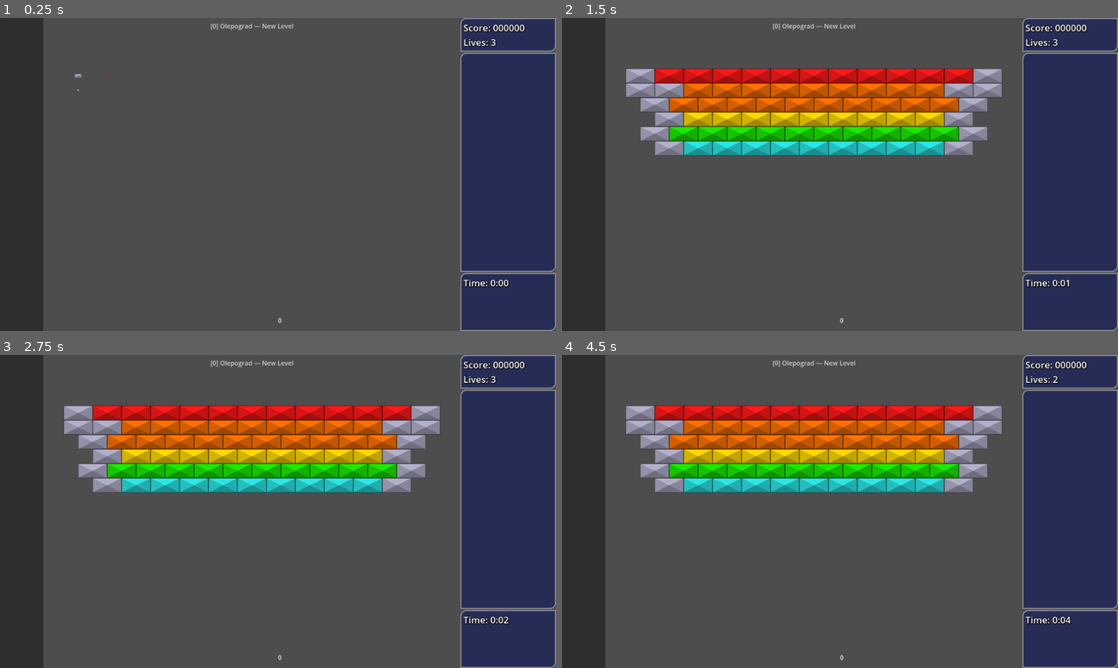
Above: before the commit, frames 1-4 (two rows, left to right).
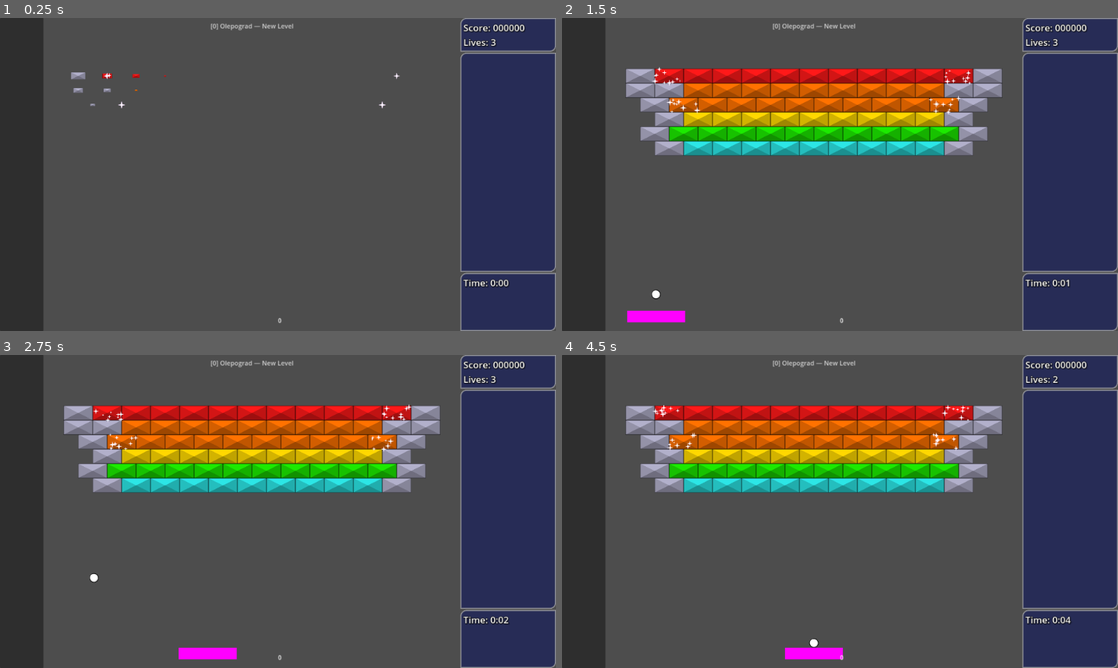
Above: after the commit, the same moments.

Repository: O-39889/brickout
Game: Godot game, scene res://scenes/levels_new/main_level_template.tscn
Two runs of this game, one before a commit and one after it. Both use one fixed random seed, a clock stepped at 60 frames per second and the inputs below. The engine's default icon, where the game draws it, is replaced by a stand-in: a white triangle on a blue panel in a dark square.
Inputs (mouse positions are in pixels of both pictures, inside the frame that each line leads up to):
- Up to frame 1 (0.25 s): no input
- Up to frame 2 (1.5 s): move the mouse to (867, 174) at 0.52 s; click (867, 174) at 0.67 s; move the mouse to (812, 174) at 1.27 s; click (812, 174) at 1.42 s
- Up to frame 3 (2.75 s): move the mouse to (289, 505) at 2.02 s; click (289, 505) at 2.17 s
- Up to frame 4 (4.5 s): move the mouse to (834, 517) at 2.77 s; click (834, 517) at 2.92 s; move the mouse to (878, 514) at 3.52 s; click (878, 514) at 3.67 s; move the mouse to (795, 508) at 4.27 s; click (795, 508) at 4.42 s

The runs differ from the first frame. In frame 1, 0.2% of the frame differs, in the area x 12-72%, y 17-29%; in frame 2, 0.6%, in the area x 11-74%, y 15-98%; in frame 3, 0.6%; in frame 4, 0.6%.

Commit message:
Redo the fade mechanic to be global
Kind of a downgrade (fur now) since, for example, will also need to handle things like particles etc but later

Diff:
--- a/scenes/Ball.tscn
+++ b/scenes/Ball.tscn
@@ -1,6 +1,7 @@
-[gd_scene load_steps=4 format=3 uid="uid://snfgq3rpho6f"]
+[gd_scene load_steps=5 format=3 uid="uid://snfgq3rpho6f"]
 
 [ext_resource type="Script" path="res://scripts/Ball.gd" id="1_6mlqy"]
+[ext_resource type="Texture2D" uid="uid://dndnivolxwiqx" path="res://assets/ball-placeholder.png" id="2_fd2r1"]
 
 [sub_resource type="CircleShape2D" id="CircleShape2D_vbfvk"]
 radius = 20.0
@@ -22,6 +23,7 @@
 
 [node name="Sprite" type="Sprite2D" parent="." groups=["fadeable"]]
 position = Vector2(0, -1)
+texture = ExtResource("2_fd2r1")
 
 [node name="VisibleOnScreenNotifier2D" type="VisibleOnScreenNotifier2D" parent="."]
 rect = Rect2(-20, -20, 40, 40)
--- a/scenes/Paddle.tscn
+++ b/scenes/Paddle.tscn
@@ -1,7 +1,10 @@
-[gd_scene load_steps=4 format=3 uid="uid://vmrccf7ghuu3"]
+[gd_scene load_steps=5 format=3 uid="uid://vmrccf7ghuu3"]
 
 [ext_resource type="Script" path="res://scripts/Paddle.gd" id="1_bkcyp"]
 [ext_resource type="Shape2D" uid="uid://uqmgpf1suy2l" path="res://resources/paddle_collision_shape.tres" id="2_ap7b8"]
+
+[sub_resource type="PlaceholderTexture2D" id="PlaceholderTexture2D_j1pfi"]
+size = Vector2(20, 20)
 
 [sub_resource type="LabelSettings" id="LabelSettings_tdqog"]
 font_size = 20
@@ -15,6 +18,8 @@
 one_way_collision = true
 
 [node name="Sprite2D" type="Sprite2D" parent="." groups=["fadeable"]]
+unique_name_in_owner = true
+texture = SubResource("PlaceholderTexture2D_j1pfi")
 
 [node name="Area2D" type="StaticBody2D" parent="."]
 collision_layer = 64
--- a/scenes/levels_new/main_level_gameplay.tscn
+++ b/scenes/levels_new/main_level_gameplay.tscn
@@ -198,6 +198,7 @@
 
 [node name="Brick51" parent="BrickComponent" instance=ExtResource("5_arx0l")]
 position = Vector2(1170, 300)
+is_shimmering = true
 color = 4
 
 [node name="Brick52" parent="BrickComponent" instance=ExtResource("5_arx0l")]
@@ -222,6 +223,7 @@
 
 [node name="Brick44" parent="BrickComponent" instance=ExtResource("5_arx0l")]
 position = Vector2(270, 300)
+is_shimmering = true
 color = 4
 
 [node name="Brick63" parent="BrickComponent" instance=ExtResource("5_arx0l")]
@@ -246,6 +248,7 @@
 
 [node name="Brick68" parent="BrickComponent" instance=ExtResource("5_arx0l")]
 position = Vector2(1220, 200)
+is_shimmering = true
 color = 5
 
 [node name="Brick69" parent="BrickComponent" instance=ExtResource("5_arx0l")]
@@ -266,6 +269,7 @@
 
 [node name="Brick73" parent="BrickComponent" instance=ExtResource("5_arx0l")]
 position = Vector2(220, 200)
+is_shimmering = true
 color = 5
 
 [node name="UnbreakableBrick" parent="BrickComponent" instance=ExtResource("6_p8wi7")]
--- a/scripts/Ball.gd
+++ b/scripts/Ball.gd
@@ -87,11 +87,11 @@
 		state = value;
 		match value:
 			BallState.Normal:
-				collision_shape.debug_color.h = (189.0 / 360.0);
+				modulate = Color.WHITE;
 			BallState.Fire:
-				collision_shape.debug_color.h = (20.0 / 360.0);
+				modulate = Color.ORANGE_RED;
 			BallState.Acid:
-				collision_shape.debug_color.h = (100.0 / 360.0);
+				modulate = Color.LIME;
 		EventBus.ball_state_changed.emit(old_state, state);
 
 
@@ -243,6 +243,7 @@
 
 
 func _physics_process(delta):
+	# TODO: MOVE TOWARD FUNCTION !!!!!!! MOVE_TOWARD!!!!
 	var velocity_dir : Vector2;
 	if velocity.is_zero_approx():
 		velocity_dir = last_direction;
--- a/scripts/BrickBase.gd
+++ b/scripts/BrickBase.gd
@@ -22,20 +22,21 @@
 
 
 func _ready():
-	if not Engine.is_editor_hint():
-		$Sprite2D.scale = Vector2(0, 0);
-		get_tree().create_timer((global_position.x - width / 2
-		+ global_position.y * (width / height) - height / 2) / 2220.2222)\
-		.timeout.connect(func():
-			var tween := create_tween();
-			tween.set_parallel(true);
-			for prop in to_tween:
-				var dur = prop['duration'] if prop.has('duration') else 0.2;
-				tween.tween_property(
-					prop['object'], prop['property'],
-					prop['final_val'], dur
-				);
-			);
+	pass
+	#if not Engine.is_editor_hint():
+		#$Sprite2D.scale = Vect	or2(0, 0);
+		#get_tree().create_timer((global_position.x - width / 2
+		#+ global_position.y * (width / height) - height / 2) / 2220.2222)\
+		#.timeout.connect(func():
+			#var tween := create_tween();
+			#tween.set_parallel(true);
+			#for prop in to_tween:
+				#var dur = prop['duration'] if prop.has('duration') else 0.2;
+				#tween.tween_property(
+					#prop['object'], prop['property'],
+					#prop['final_val'], dur
+				#);
+			#);
 
 
 
--- a/scripts/Paddle.gd
+++ b/scripts/Paddle.gd
@@ -65,6 +65,8 @@
 var last_tick_position : Vector2;
 var level_cleared : bool = false;
 var finish_speed : float;
+
+var accept_input : bool = false;
 
 
 @onready var collision_shape : CollisionShape2D = find_child("CollisionShape2D");
@@ -79,6 +81,9 @@
 # le sticky state to either le normal state or le frozen state
 @onready var ball_auto_timer : Timer = find_child('BallAutoReleaseTimer');
 
+@onready var sprite : Sprite2D = %Sprite2D;
+
+
 var state : PaddleState = PaddleState.Normal:
 	get:
 		return state;
@@ -115,6 +120,7 @@
 
 
 func _ready():
+	EventBus.fade_start_finished.connect(func(): accept_input = true);
 	ball_manual_timer.wait_time = BALL_RELEASE_COOLDOWN_MAX;
 	ball_auto_timer.wait_time = BALL_AUTO_RELEASE_INTERVAL;
 	assert(level != null, 'Level node not defined');
@@ -123,6 +129,11 @@
 	EventBus.level_cleared.connect(trigger_finish);
 	hitbox.size.x = width;
 	hitbox.size.y = PADDLE_HEIGHT;
+
+	# NOTICE: PLACEHOLDER ONLY
+	sprite.texture.size.x = width;
+	sprite.texture.size.y = PADDLE_HEIGHT;
+
 	# it will always spawn with a ball, just for convenience
 	var b : Ball = load("res://scenes/Ball.tscn").instantiate();
 	add_bawl(b, true);
@@ -146,6 +157,8 @@
 func set_width(idx: PaddleSize):
 	width = PADDLE_SIZES[idx];
 	hitbox.size.x = width;
+	# NOTICE: PLACEHOLDER ONLY
+	sprite.texture.size.x = width;
 
 
 func enlarge():
@@ -269,11 +282,6 @@
 	last_tick_position = position;
 	$DebugLbl.text = String.num(ammo_left, 9);
 	$DebugLbl.global_position.x = 810;
-	if level_cleared and false: # bc bs
-		var collision := move_and_collide(Vector2(my_velocity, 0).normalized() * finish_speed * delta);
-		if collision:
-			if collision.get_collider().is_in_group(&'walls'):
-				my_velocity *= -1;
 
 	position.x = clamp(position.x, width / 2, get_viewport_rect().size.x - width / 2);
 
@@ -309,7 +317,7 @@
 
 
 func _input(event: InputEvent):
-	if level_cleared:
+	if not accept_input:
 		return;
 	match state:
 		PaddleState.Normal, PaddleState.Sticky, PaddleState.Ghost:
--- a/scripts/RegularBrick.gd
+++ b/scripts/RegularBrick.gd
@@ -90,28 +90,29 @@
 
 func _ready():
 	if not Engine.is_editor_hint():
-		if is_shimmering:
-			particles.amount_ratio = 0.0;
-			particles.scale = Vector2(0, 0);
-			to_tween.append({
-				'object': particles,
-				'property': 'amount_ratio',
-				'final_val': 1.0,
-				'duration': 0.1,
-			});
-			to_tween.append({
-				'object': particles,
-				'property': 'scale',
-				'final_val': Vector2(1, 1),
-				'duration': 0.1,
-			});
-		if is_reinforced:
-			armor_sprite.scale = Vector2(0, 0);
-			to_tween.append({
-					'object': armor_sprite,
-					'property': 'scale',
-					'final_val': Vector2(1, 1),
-			});
+		pass
+		#if is_shimmering:
+			#particles.amount_ratio = 0.0;
+			#particles.scale = Vector2(0, 0);
+			#to_tween.append({
+				#'object': particles,
+				#'property': 'amount_ratio',
+				#'final_val': 1.0,
+				#'duration': 0.1,
+			#});
+			#to_tween.append({
+				#'object': particles,
+				#'property': 'scale',
+				#'final_val': Vector2(1, 1),
+				#'duration': 0.1,
+			#});
+		#if is_reinforced:
+			#armor_sprite.scale = Vector2(0, 0);
+			#to_tween.append({
+					#'object': armor_sprite,
+					#'property': 'scale',
+					#'final_val': Vector2(1, 1),
+			#});
 	super();
 	if initial_durability == 1 and not Engine.is_editor_hint():
 		$CrackSprite.queue_free();
--- a/scripts/main_level_template.gd
+++ b/scripts/main_level_template.gd
@@ -5,6 +5,11 @@
 const SCORE_CHANGE_SPEED := 10; # framerate dependent i don't care lmao
 
 const TIMER_CONTAINER_PACKED := preload("res://scenes/gui/timer_container.tscn");
+
+# width / height ratio for fadeables
+const FADE_RATIO := 2.0;
+const FADE_MULT := 1.0 / 3333.333333333;
+const FADE_DURATION := 0.2;
 
 
 var display_score : int = GameProgression.score:
@@ -47,9 +52,33 @@
 	EventBus.lives_changed.connect(update_lives_counter);
 	EventBus.powerup_collected.connect(_on_powerup_collected);
 	EventBus.barrier_hit.connect(barrier_indicator.hide);
+	EventBus.fade_start_finished.connect(get_window().set_title.bind("AMOBO"));
 
+	fade_in();
 	update_score_counter();
 	update_lives_counter();
+
+
+func fade_in() -> void:
+	EventBus.fade_start_started.emit();
+	var max_fade_delay := 0.0;
+	for fadeable : Node2D in get_tree().get_nodes_in_group(&'fadeable'):
+		var initial_scale : Vector2 = fadeable.scale;
+		fadeable.scale = Vector2(0, 0);
+		var fade_delay := (fadeable.global_position.x +
+		fadeable.global_position.y * FADE_RATIO) * FADE_MULT;
+		max_fade_delay = maxf(max_fade_delay, fade_delay) if max_fade_delay != 0.0 else fade_delay;
+		get_tree().create_timer(fade_delay).timeout.connect((func(to_fade: Node2D):
+			if not is_instance_valid(to_fade):
+				return;
+			var tween := to_fade.create_tween();
+			tween.set_parallel(true);
+			tween.set_pause_mode(Tween.TWEEN_PAUSE_PROCESS);
+			tween.tween_property(to_fade, 'scale',
+				initial_scale, FADE_DURATION);
+			).bind(fadeable));
+	get_tree().create_timer(max_fade_delay + FADE_DURATION)\
+	.timeout.connect(EventBus.fade_start_finished.emit);
 
 
 func update_score_counter() -> void:
--- a/scripts/singletons/event_bus.gd
+++ b/scripts/singletons/event_bus.gd
@@ -24,3 +24,9 @@
 
 signal level_cleared;
 signal game_overed;
+
+# some might probably be unused
+signal fade_start_started;
+signal fade_start_finished;
+signal fade_end_started;
+signal fade_end_finished;
Binary file added: assets/ball-placeholder.png
Not shown, added: assets/ball-placeholder.png.import
